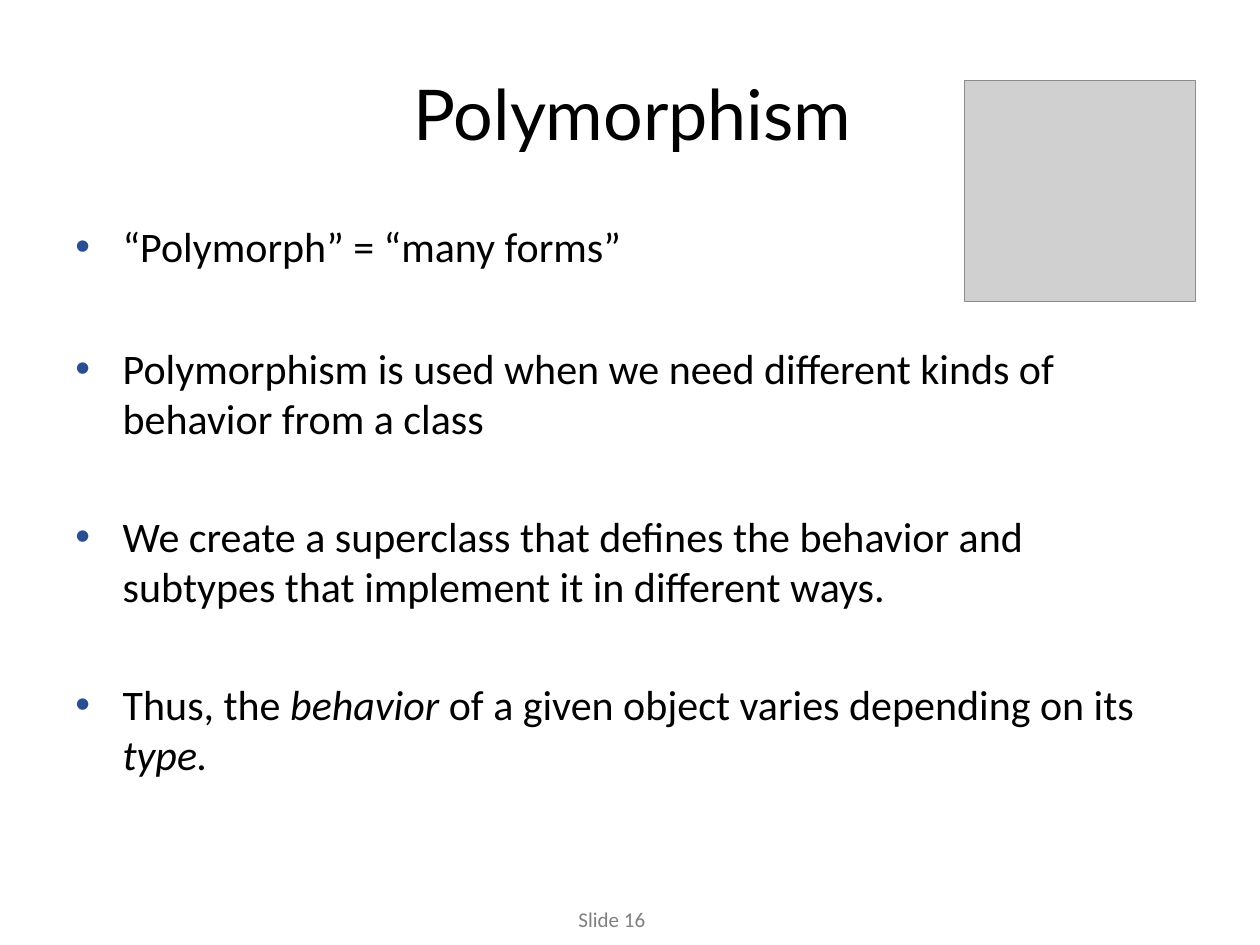
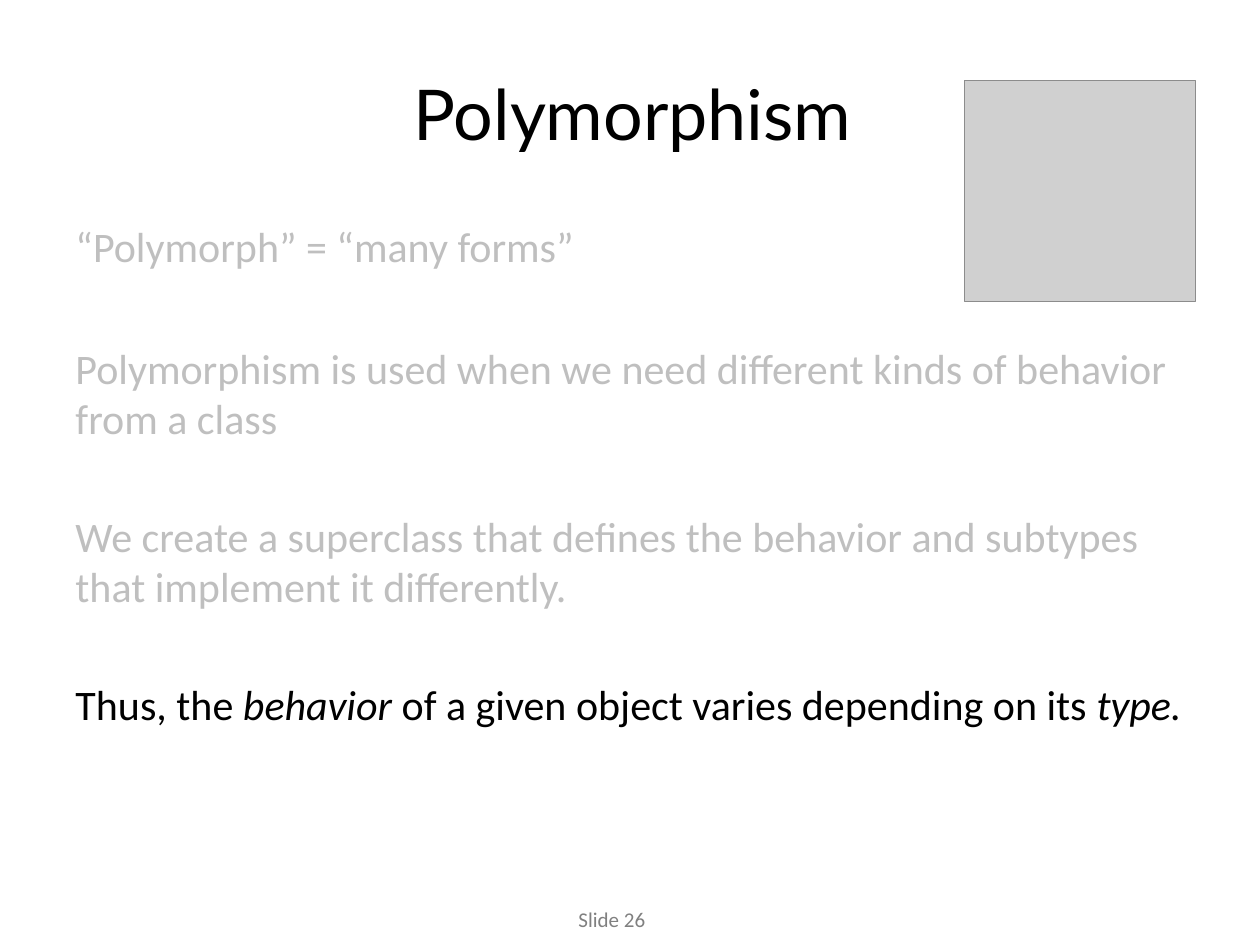
Before and after one commit to codesmurf/st3its3_teaching, a slide deck: slide 26 of 01 Intro + Opsamling + Interfaces/OO recap.pptx (slide 16 before the commit). Drawn at 1260x945 pixels with LibreOffice and Linux fonts; fonts in the diff are those of the drawing; grey boxes stand for pictures; background and template pictures are left out. Boxes give left, top, right and bottom in pixels: in the first picture for what was removed or moved away, otherwise in the second. Text is boxed around its words. In the diff, an @@ line names an element or a change of style, - is before the commit and + after.

```diff
--- a/01 Intro + Opsamling + Interfaces/OO recap.pptx
+++ b/01 Intro + Opsamling + Interfaces/OO recap.pptx
@@ text at <box>75,232,1182,728</box>: text colour #000000 to #BFBFBF in "“Polymorph” = “many forms”", "Polymorphism is used when we need different ..."; bullet • to none @@
@@ text at <box>75,523,1138,609</box>: text changed; text colour #000000 to #BFBFBF @@
-• We create a superclass that defines the behavior and subtypes that implement it in different ways.
+We create a superclass that defines the behavior and subtypes that implement it differently.
@@ page number at <box>578,912,645,927</box>: text changed @@
-Slide 16
+Slide 26
```
Also in this commit, not shown: 13 other slides changed, 13 slides added.
